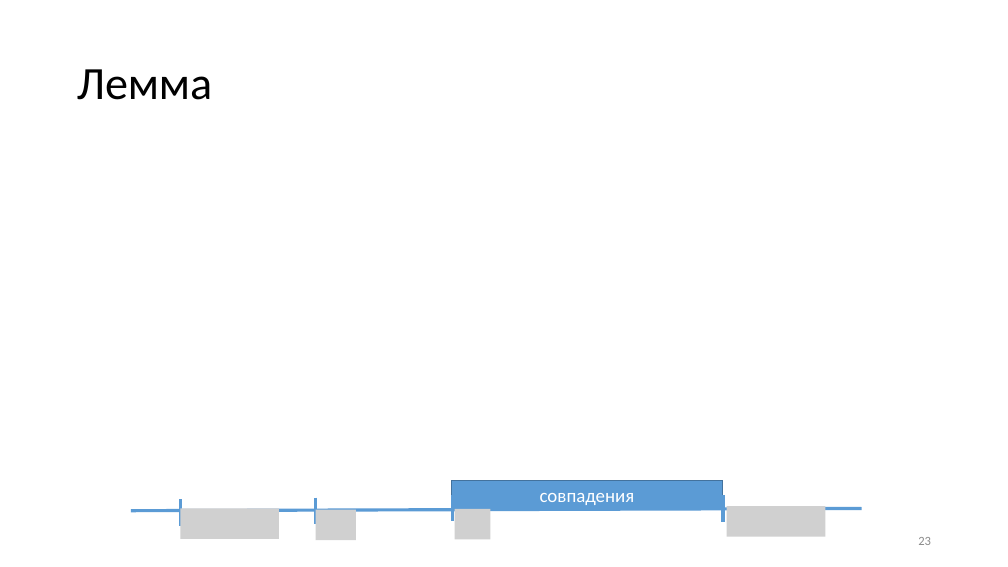
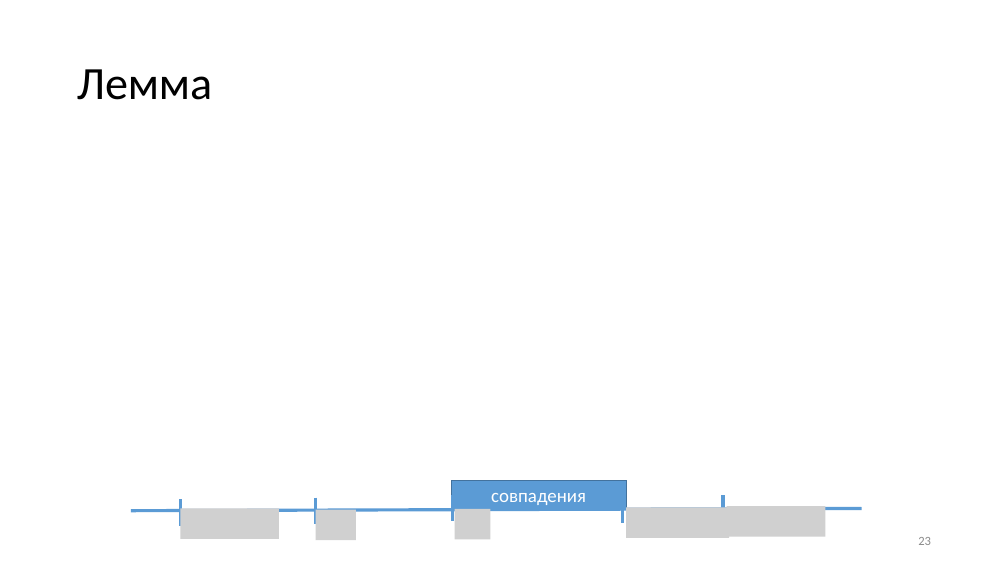
Before and after one commit to GeorgyFirsov-s-forks/CryptoLectures, a slide deck: slide 23 of Lectures/Lecture7.pptx. Drawn at 1008x567 pixels with LibreOffice and Linux fonts; fonts in the diff are those of the drawing; grey boxes stand for pictures. Boxes give left, top, right and bottom in pixels: in the first picture for what was removed or moved away, otherwise in the second. Text is boxed around its words. In the diff, an @@ line names an element or a change of style, - is before the commit and + after.

```diff
--- a/Lectures/Lecture7.pptx
+++ b/Lectures/Lecture7.pptx
@@ rectangle "совпадения": place and size @@
-rectangle "совпадения" at [451, 481, 724, 509]
+rectangle "совпадения" at [451, 481, 627, 509]
@@ line added from (622, 497) to (622, 523), #5B9BD5 3 pt @@
@@ picture added at [626, 507, 729, 538] @@
```
Also in this commit, not shown: 2 other slides changed, 1 other file.
